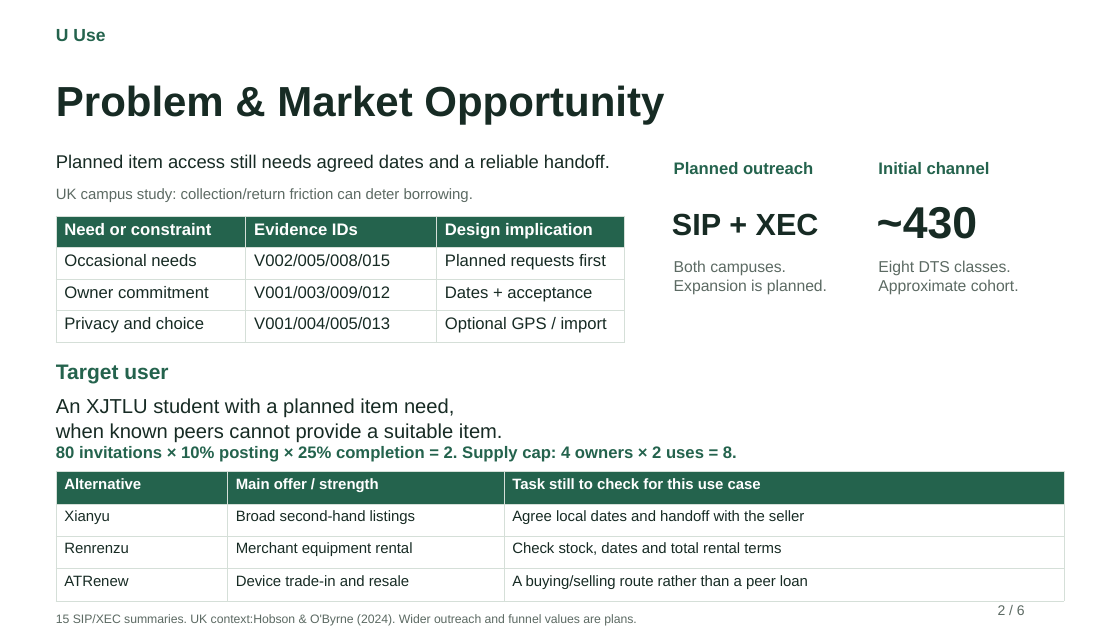
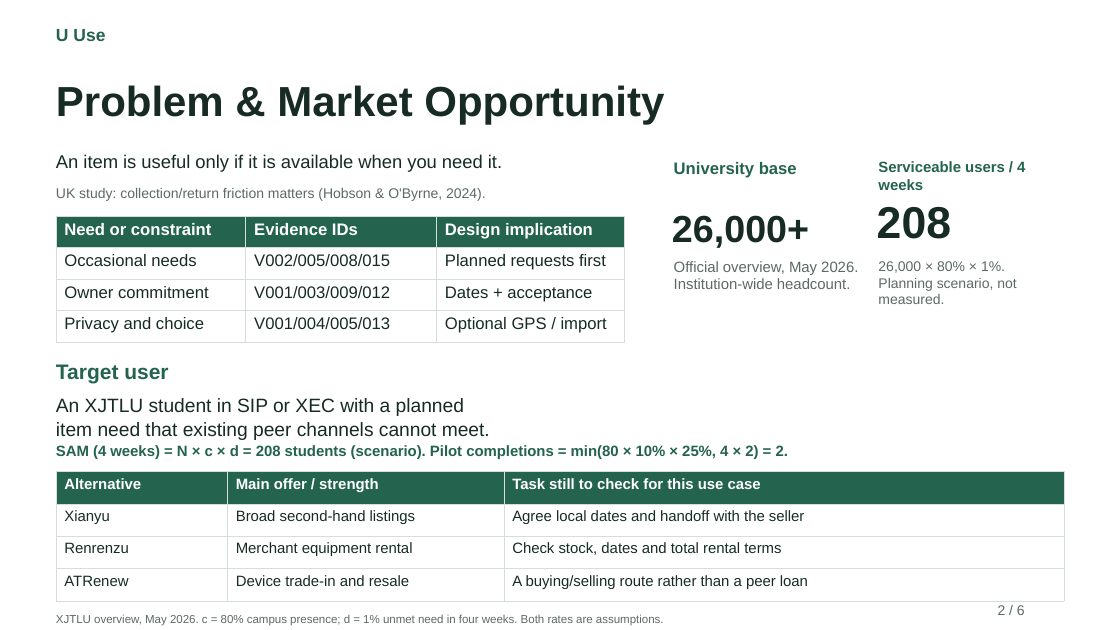
Before and after one commit to Rita020903/U-Use, a slide deck: slide 2 of A1_Current/UUse_A1_6_Slides.pptx. Drawn at 1120x630 pixels with LibreOffice and Linux fonts; fonts in the diff are those of the drawing. Boxes give left, top, right and bottom in pixels: in the first picture for what was removed or moved away, otherwise in the second. Text is boxed around its words. In the diff, an @@ line names an element or a change of style, - is before the commit and + after.

```diff
--- a/A1_Current/UUse_A1_6_Slides.pptx
+++ b/A1_Current/UUse_A1_6_Slides.pptx
@@ text at <box>56,154,502,172</box>: text changed @@
-Planned item access still needs agreed dates and a reliable handoff.
+An item is useful only if it is available when you need it.
@@ text at <box>674,162,797,178</box>: text changed @@
-Planned outreach
+University base
@@ text at <box>878,161,1025,190</box>: text changed; size 14.2 to 12.8 pt @@
-Initial channel
+Serviceable users / 4 weeks
@@ text at <box>56,188,486,201</box>: text changed; size 12.8 to 12 pt @@
-UK campus study: collection/return friction can deter borrowing.
+UK study: collection/return friction matters (Hobson & O'Byrne, 2024).
@@ text at <box>877,207,951,239</box>: text changed @@
-~430
+208
@@ text at <box>672,215,809,248</box>: text changed; size 26.2 to 32.2 pt @@
-SIP + XEC
+26,000+
@@ text at <box>674,261,858,289</box>: text changed; size 13.5 to 12.8 pt @@
-Both campuses.
-Expansion is planned.
+Official overview, May 2026.
+Institution-wide headcount.
@@ text at <box>878,261,1016,304</box>: text changed; size 13.5 to 12 pt @@
-Eight DTS classes.
-Approximate cohort.
+26,000 × 80% × 1%.
+Planning scenario, not measured.
@@ text at <box>56,398,490,440</box>: text changed; size 17.2 to 16.5 pt @@
-An XJTLU student with a planned item need,
-when known peers cannot provide a suitable item.
+An XJTLU student in SIP or XEC with a planned
+item need that existing peer channels cannot meet.
@@ text at <box>56,445,788,459</box>: text changed; size 14.2 to 12.8 pt @@
-80 invitations × 10% posting × 25% completion = 2. Supply cap: 4 owners × 2 uses = 8.
+SAM (4 weeks) = N × c × d = 208 students (scenario). Pilot completions = min(80 × 10% × 25%, 4 × 2) = 2.
@@ text at <box>56,614,664,626</box>: text changed; size 10.5 to 9.9 pt @@
-15 SIP/XEC summaries. UK context:Hobson & O'Byrne (2024). Wider outreach and funnel values are plans.
+XJTLU overview, May 2026. c = 80% campus presence; d = 1% unmet need in four weeks. Both rates are assumptions.
```
Also in this commit, not shown: 5 other slides changed, 7 other files.
